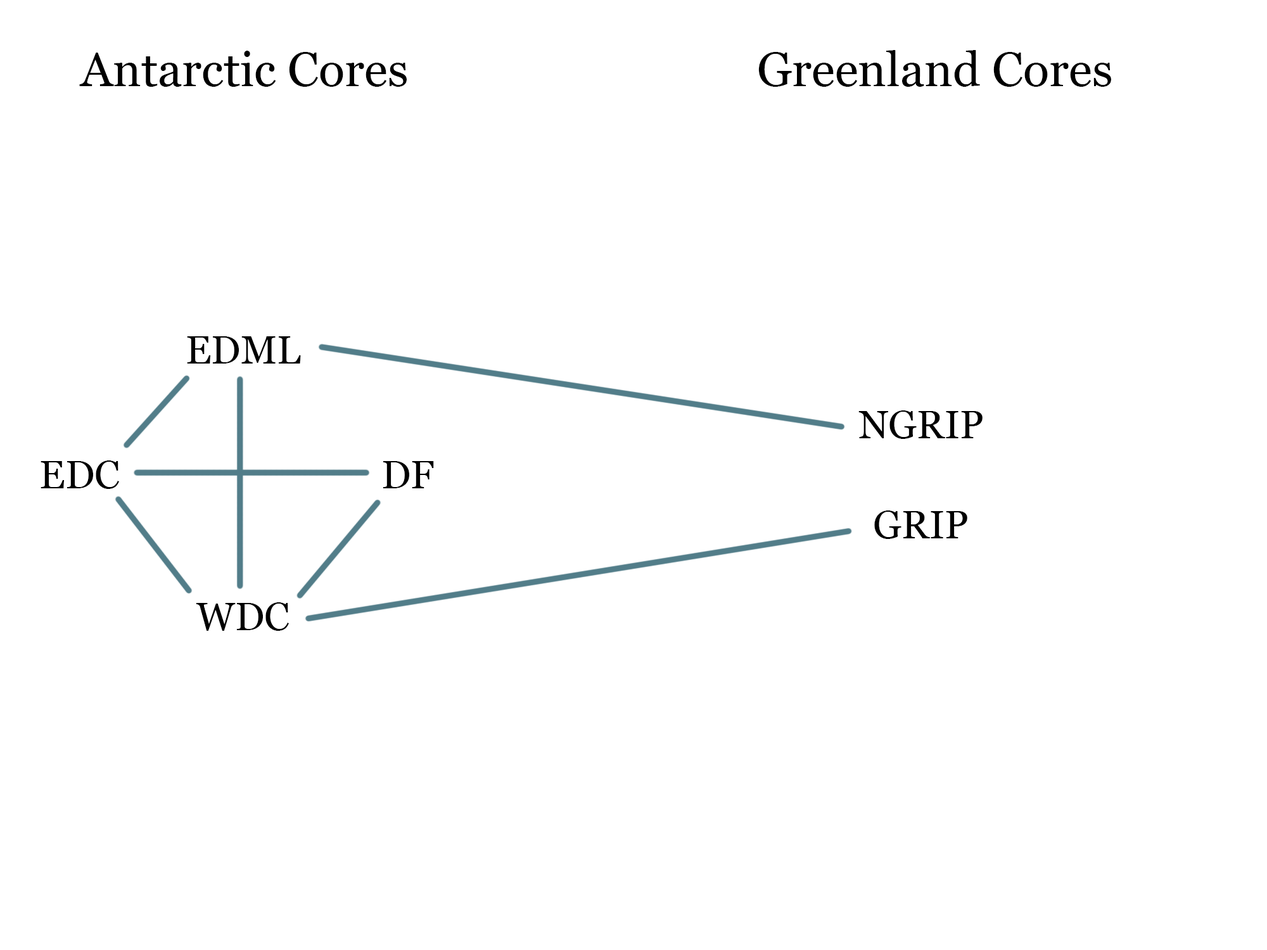
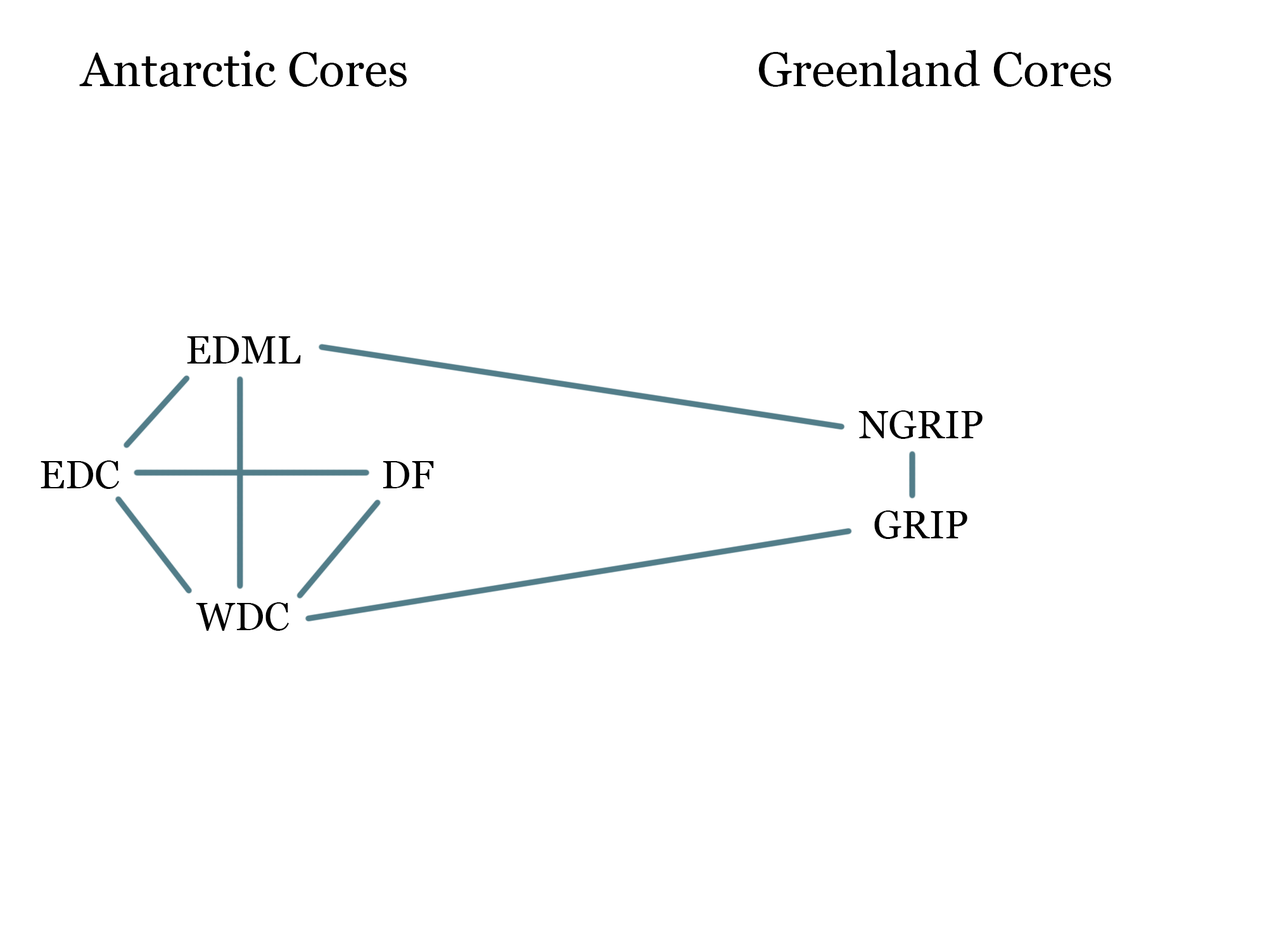
Layer changes from the first 1267 x 950 image to the second:
painted on "Layer 1" over [908, 450, 916, 500]
